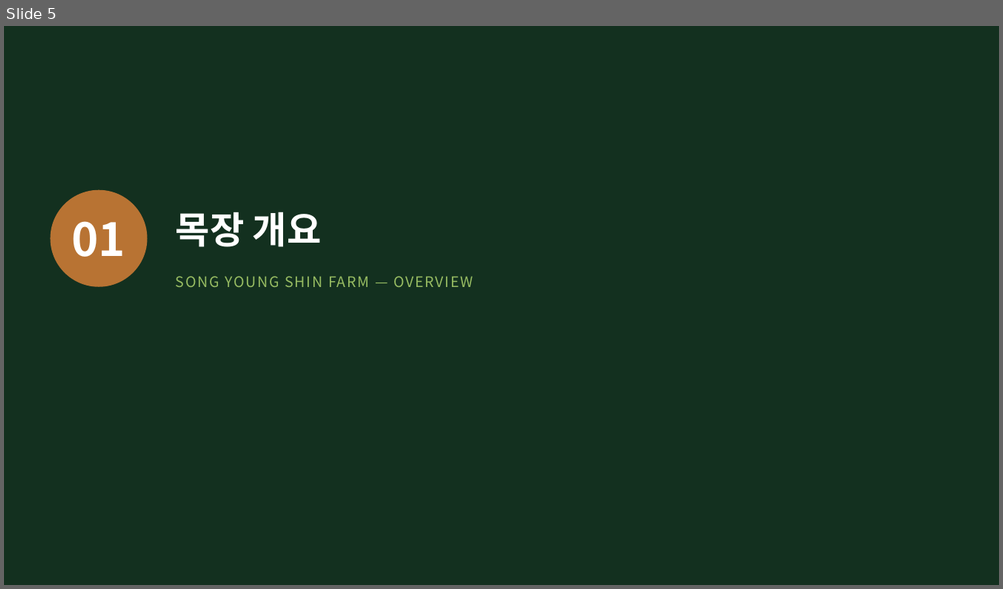
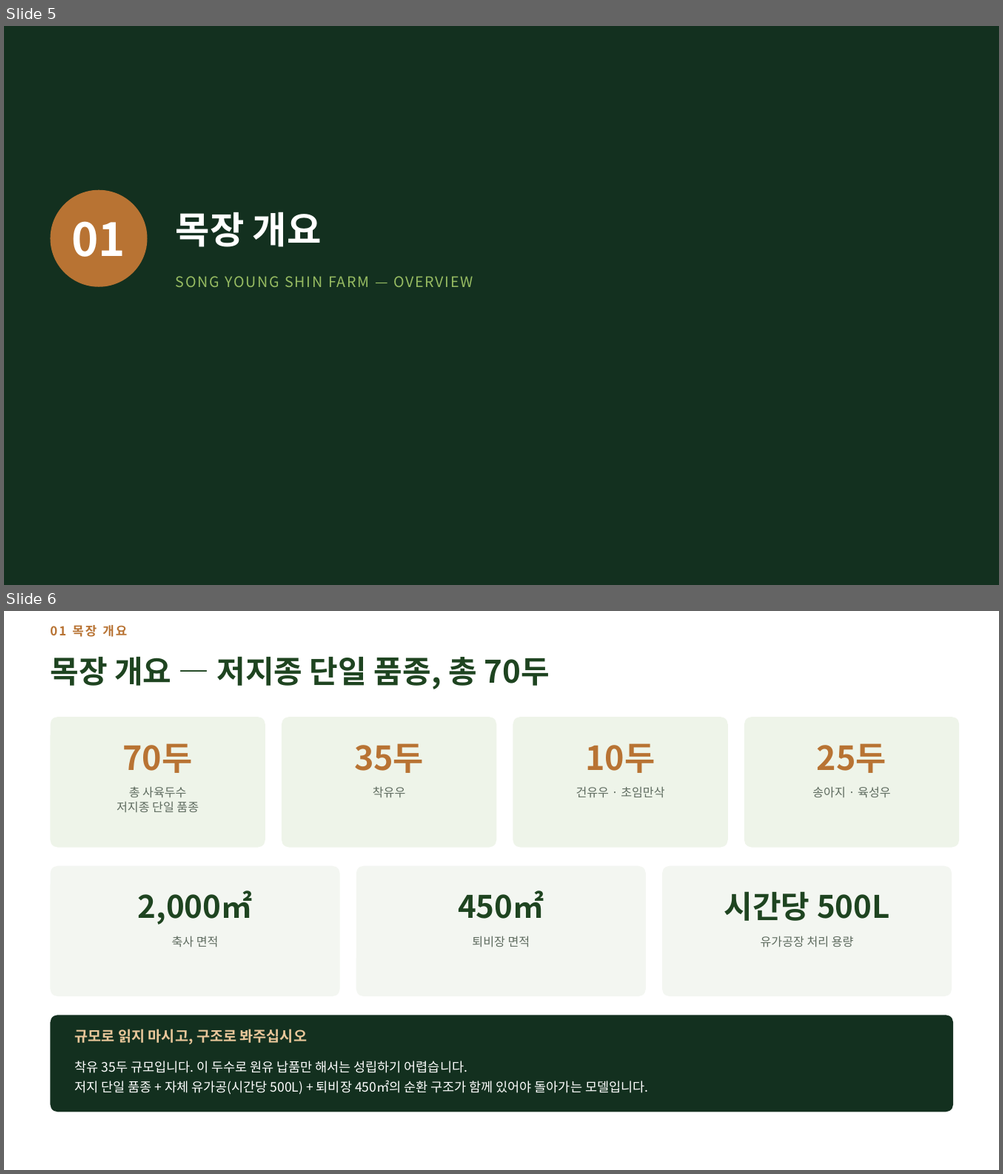
Before and after one commit to hhj3150/Dr-Ha--agent, a slide deck: deliverables/2026-08-10-nias-seminar/저지종_유가공목장_운영_현장사례.pptx. Shown one above the other, each under a label of ours: slide 5 before the commit, slides 5 and 6 after it. The pictures are 1003x589 and 1003x1174 pixels, drawn with LibreOffice and Linux fonts; fonts in the diff are those of the drawing. Boxes give left, top, right and bottom in pixels: in the first picture for what was removed or moved away, otherwise in the second. Text is boxed around its words. In the diff, an @@ line names an element or a change of style, - is before the commit and + after.

```diff
--- a/deliverables/2026-08-10-nias-seminar/저지종_유가공목장_운영_현장사례.pptx
+++ b/deliverables/2026-08-10-nias-seminar/저지종_유가공목장_운영_현장사례.pptx
@@ slide 6 added at (4,611,999,1170), background #FFFFFF @@
@@ text added at (50,625,127,637), 12 pt, text #B87333, bold @@
+01 목장 개요
@@ text added at (50,656,549,689), 30 pt, text #1E4420, bold @@
+목장 개요 — 저지종 단일 품종, 총 70두
@@ rounded rectangle added at (51,717,265,848), fill #EEF4E9 @@
@@ rounded rectangle added at (282,717,496,848), fill #EEF4E9 @@
@@ rounded rectangle added at (513,717,728,848), fill #EEF4E9 @@
@@ rounded rectangle added at (744,717,959,848), fill #EEF4E9 @@
@@ text added at (123,743,193,773), 32 pt, text #B87333, bold @@
+70두
@@ text added at (354,743,424,773), 32 pt, text #B87333, bold @@
+35두
@@ text added at (586,743,655,773), 32 pt, text #B87333, bold @@
+10두
@@ text added at (817,743,886,773), 32 pt, text #B87333, bold @@
+25두
@@ text added at (116,786,199,812), 11.5 pt, text #5E6B5F @@
+총 사육두수
+저지종 단일 품종
@@ text added at (373,786,405,797), 11.5 pt, text #5E6B5F @@
+착유우
@@ text added at (576,786,664,797), 11.5 pt, text #5E6B5F @@
+건유우 · 초임만삭
@@ text added at (812,786,890,797), 11.5 pt, text #5E6B5F @@
+송아지 · 육성우
@@ rounded rectangle added at (51,866,340,997), fill #F3F6F1 @@
@@ rounded rectangle added at (356,866,646,997), fill #F3F6F1 @@
@@ rounded rectangle added at (662,866,951,997), fill #F3F6F1 @@
@@ text added at (138,891,253,925), 30 pt, text #1E4420, bold @@
+2,000㎡
@@ text added at (458,891,543,919), 30 pt, text #1E4420, bold @@
+450㎡
@@ text added at (724,891,890,921), 30 pt, text #1E4420, bold @@
+시간당 500L
@@ text added at (172,936,219,947), 11.5 pt, text #5E6B5F @@
+축사 면적
@@ text added at (472,936,530,948), 11.5 pt, text #5E6B5F @@
+퇴비장 면적
@@ text added at (760,936,854,948), 11.5 pt, text #5E6B5F @@
+유가공장 처리 용량
@@ rounded rectangle added at (51,1015,953,1113), fill #13301F @@
@@ text added at (75,1029,307,1045), 14 pt, text #E9C79A, bold @@
+규모로 읽지 마시고, 구조로 봐주십시오
@@ text added at (75,1061,648,1095), 12.5 pt, text #FFFFFF @@
+착유 35두 규모입니다. 이 두수로 원유 납품만 해서는 성립하기 어렵습니다.
+저지 단일 품종 + 자체 유가공(시간당 500L) + 퇴비장 450㎡의 순환 구조가 함께 있어야 돌아가는 모델입니다.
```
Also in this commit, not shown: 3 slides changed, 1 slide removed, 3 other files.
